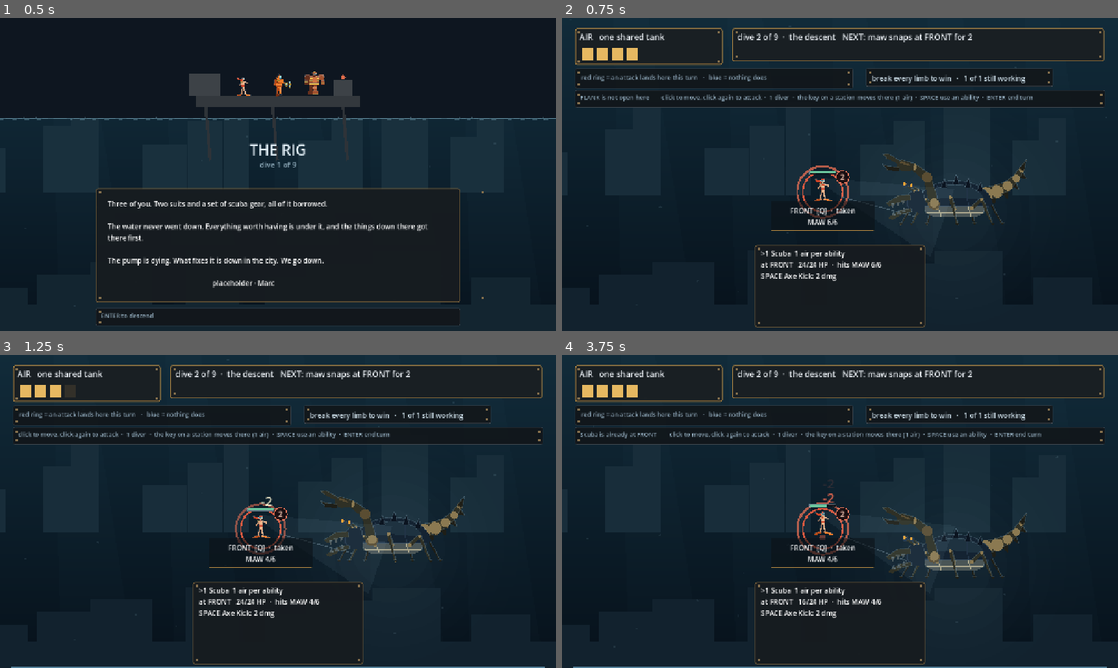
Above: before the commit, frames 1-4 (two rows, left to right).
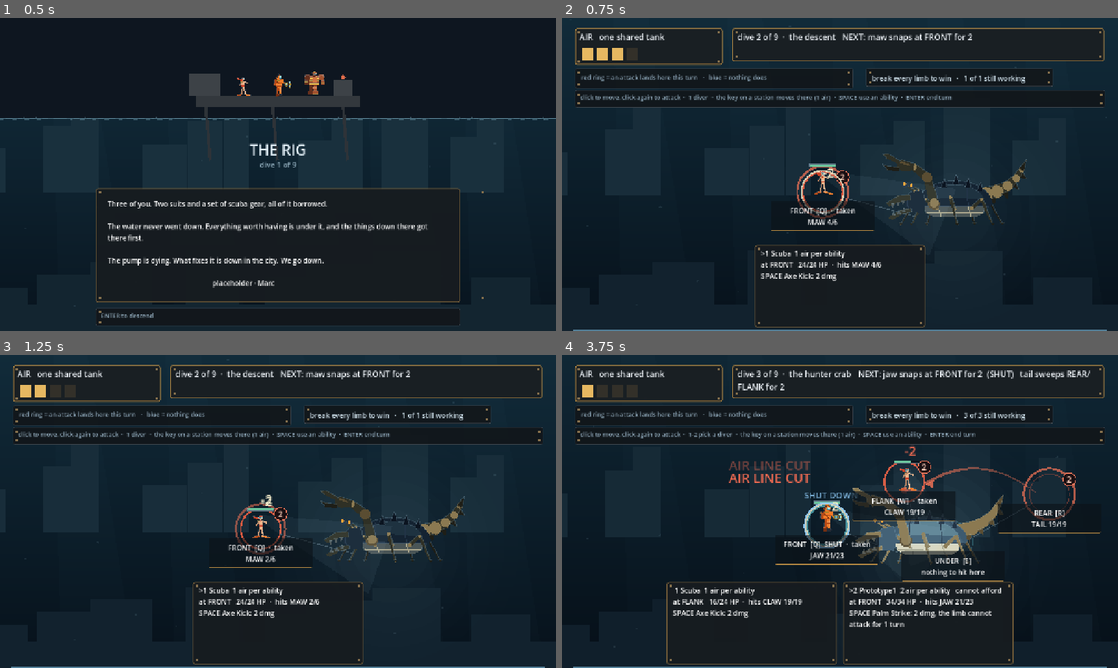
Above: after the commit, the same moments.

Repository: ImmortalDemonGod/salvage
Game: Godot game, scene res://game/main.tscn
Two runs of this game, one before a commit and one after it. Both use one fixed random seed, a clock stepped at 60 frames per second and the inputs below.
Inputs (mouse positions are in pixels of both pictures, inside the frame that each line leads up to):
- Up to frame 1 (0.5 s): no input
- Up to frame 2 (0.75 s): tap Enter at 0.5 s; move the mouse to (962, 158) at 0.52 s; hold W from 0.53 s (still down); tap 1 at 0.6 s; click (962, 158) at 0.67 s
- Up to frame 3 (1.25 s): keep holding W; tap Space at 0.77 s
- Up to frame 4 (3.75 s): release W at 1.25 s; tap Enter every 0.75 s from 1.25 to 3.5 s; drag from (728, 527) to (812, 574) at 1.27 s; move the mouse to (895, 442) at 2.02 s; hold W 2.03-2.75 s; tap 3 at 2.1 s; click (895, 442) at 2.17 s; drag from (812, 574) to (673, 464) at 2.77 s; move the mouse to (1006, 558) at 3.52 s; tap Q at 3.6 s; click (1006, 558) at 3.67 s

Frame 1 is identical in both runs. In frame 2, 1.6% of the frame differs, in the area x 2-98%, y 9-100%; in frame 3, 0.1%; in frame 4, 11%, in the area x 3-97%, y 4-99%.

Commit message:
the mouse never worked, and I said it did
A human played it and nearly quit in the first fight because clicking to
move did nothing. He found WASD by accident, then found the bracket keys
much later, and said: "clearly, putting text on a screen doesn't tell
somebody how to actually play the game."

Every Panel and Label in Godot defaults to MOUSE_FILTER_STOP. All nine
panels, every label and the root Control swallowed the mouse button before
it could reach _unhandled_input, so the entire click layer I committed two
hours ago -- click a station to move, click again to attack, click a card
to select, click a valve to turn -- has never once worked for anybody. I
wrote a commit message asserting it worked and told the user it worked
without clicking it a single time.

The whole tree is set to IGNORE after it is built, so a panel added later
cannot quietly reintroduce it.

Two checks, because the fix is worth less than the reason it went
unnoticed:

- verify/layout.gd walks the tree and fails any Control that can swallow a
  click. Sabotaged, it reports 15 of them; clean, it reports none.
- verify/live.mjs now CLICKS the deployed page and requires the beat to
  change. It already pressed a key and read the title back; a keyboard
  working says nothing at all about a mouse.

This is standing rule 28 -- ask the artifact a question, do not announce it
-- and I broke it on the same day I wrote it down.

Diff:
--- a/game/main.gd
+++ b/game/main.gd
@@ -56,7 +56,9 @@
 	sfx = Sfx.new()
 	add_child(sfx)
 	set_anchors_preset(Control.PRESET_FULL_RECT)
+	mouse_filter = Control.MOUSE_FILTER_IGNORE
 	_build_ui()
+	_pass_clicks_through(self)
 	_refresh()
 
 # where this encounter puts a station, falling back to the default ring
@@ -165,6 +167,15 @@
 		r.position = c
 		r.mouse_filter = Control.MOUSE_FILTER_IGNORE
 		pan.add_child(r)
+
+# Nothing in the HUD is clickable, so nothing in the HUD may swallow a
+# click. Applied to the whole tree after it is built, so a panel added
+# later cannot silently reintroduce the bug.
+func _pass_clicks_through(node: Node) -> void:
+	for c in node.get_children():
+		if c is Control:
+			(c as Control).mouse_filter = Control.MOUSE_FILTER_IGNORE
+		_pass_clicks_through(c)
 
 func _build_ui() -> void:
 	# station markers: one Control each, so the invariants can assert they
--- a/verify/layout.gd
+++ b/verify/layout.gd
@@ -177,6 +177,14 @@
 				fail("DIVER DRAWN INTO THE HUD: %s at %s reaches y=%d, above the HUD floor at %d" % [
 					d.dname, Combat.STATION_NAMES[int(d.station)], int(dr.position.y), int(scene.HUD_BOTTOM)])
 
+	# Nothing in the HUD is clickable, so nothing may EAT a click. Godot
+	# Controls default to MOUSE_FILTER_STOP, which is how every panel and
+	# label in this game silently swallowed every mouse button for the
+	# entire run: a playtester clicked to move, nothing happened, and
+	# nearly quit over it.
+	for c in scene.get_children():
+		_no_swallow(c)
+
 	# nothing may be laid over the lock drawing
 	if scene.run != null and scene.run.puzzle != null:
 		for p2 in panels:
@@ -190,6 +198,13 @@
 
 	walked += controls.size()
 
+func _no_swallow(node: Node) -> void:
+	if node is Control and (node as Control).mouse_filter != Control.MOUSE_FILTER_IGNORE:
+		fail("SWALLOWS CLICKS: %s has mouse_filter %d, so a click on it never reaches the game" % [
+			node.name, int((node as Control).mouse_filter)])
+	for c in node.get_children():
+		_no_swallow(c)
+
 func report() -> void:
 	print("layout     %d beats walked, %d Controls total" % [beat_idx, walked])
 	for f in findings:
Not shown, changed: verify/live.mjs
